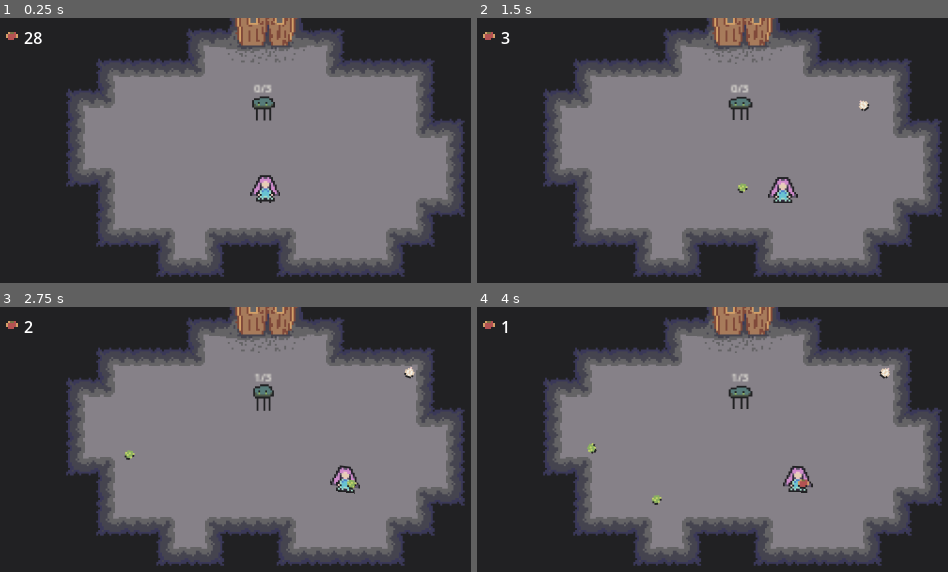
Above: before the commit, frames 1-4 (two rows, left to right).
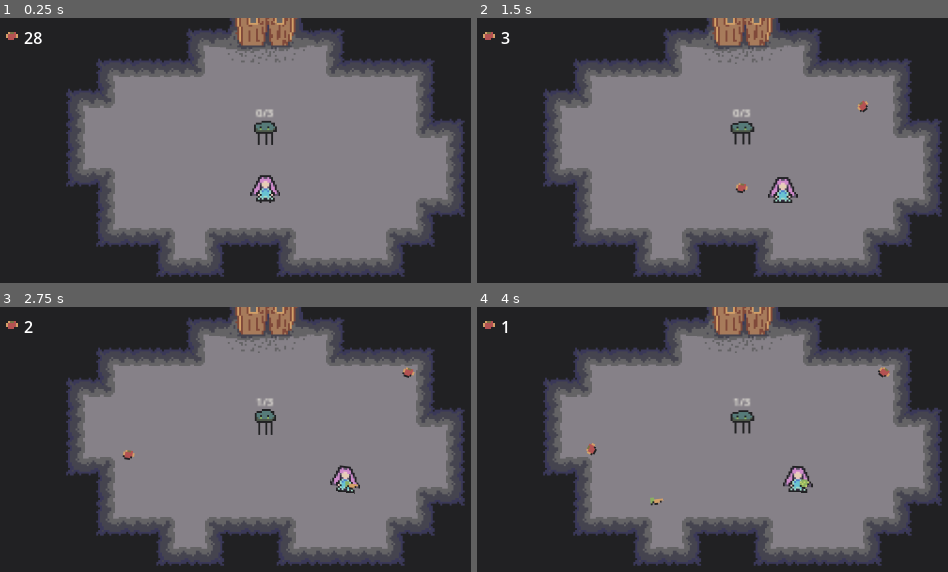
Above: after the commit, the same moments.

Repository: OlliO6/Main-Taiming
Game: Godot game, scene res://game.tscn
Same seed, same stepped clock (60 frames per second), same inputs: the game is played once before the commit and once after it.
Inputs (mouse positions are in pixels of both pictures, inside the frame that each line leads up to):
- Up to frame 1 (0.25 s): no input
- Up to frame 2 (1.5 s): tap Enter (ui_accept) at 0.5, 0.77 s; move the mouse to (820, 139) at 0.52 s; hold D (move_right) 0.53-1.25 s; hold E (interact) 0.53-1.25 s; click (820, 139) at 0.67 s; drag from (618, 166) to (740, 116) at 1.27 s
- Up to frame 3 (2.75 s): move the mouse to (282, 383) at 2.02 s; press the mouse at (282, 383) at 2.03 s; hold D (move_right) from 2.03 s (still down); tap E (interact) at 2.3 s
- Up to frame 4 (4 s): release D (move_right) at 2.75 s; release the mouse at (759, 383) at 2.75 s; drag from (688, 495) to (825, 484) at 2.77 s; move the mouse to (858, 481) at 3.52 s; hold A (move_left) from 3.53 s (still down); hold E (interact) from 3.53 s (still down); tap Delete at 3.6 s; tap Enter (ui_accept) at 3.77 s

The runs differ from the first frame. In frame 1, 0.7% of the frame differs, in the area x 53-59%, y 25-48%; in frame 2, 0.9%; in frame 3, 0.9%; in frame 4, 1.0%, in the area x 23-88%, y 22-76%.

Commit message:
Improve on game loop

Diff:
--- a/components/state.gd
+++ b/components/state.gd
@@ -5,6 +5,12 @@
 signal state_exited
 
 @export var tags: PackedStringArray
+
+func get_state_machine() -> StateMachine:
+	return get_parent() as StateMachine
+
+func is_active() -> bool:
+	return get_state_machine().state == self
 
 func enter():
 	emit_signal("state_entered")
--- a/components/state_machine.gd
+++ b/components/state_machine.gd
@@ -3,13 +3,16 @@
 
 signal state_switched(to_state: State, from_state: State)
 
-@export var start_state: NodePath
+@export var start_state: State
 
 var state: State
 var prev_state: State
 
 func _ready() -> void:
-	switch_state.call_deferred(get_node(start_state))
+	_enter_start_state.call_deferred()
+
+func _enter_start_state() -> void:
+	switch_state(start_state)
 
 func switch_state(to_state: State, _emit_switched:= true):
 	prev_state = state
--- a/game.gd
+++ b/game.gd
@@ -1,5 +1,8 @@
 class_name Game
 extends Node2D
+
+signal fight_started
+signal fight_ended
 
 const room_list_path:= "res://rooms/list/"
 
@@ -7,14 +10,36 @@
 @onready var room_holder: Node2D = $RoomHolder
 @onready var player: Player = $Player
 
+enum GameState { FIGHT, PREPERATION, PAUSED, NOT_IN_GAME}
+static  var game_state: GameState = GameState.NOT_IN_GAME
+
 var current_room: int
 
 var _room_files: PackedStringArray
 
 func _ready() -> void:
+	game_state = GameState.PREPERATION
+
 	var rooms_dir:= DirAccess.open(room_list_path)
 	_room_files = rooms_dir.get_files()
 	enter_room()
+
+	fight_started.connect(func(): print("START"))
+	fight_ended.connect(func(): print("END"))
+
+func _exit_tree() -> void:
+	game_state = GameState.NOT_IN_GAME
+
+static func in_game() -> bool:
+	return game_state != GameState.NOT_IN_GAME
+
+func start_fight():
+	game_state = GameState.FIGHT
+	fight_started.emit()
+
+func end_fight():
+	game_state = GameState.PREPERATION
+	fight_ended.emit()
 
 func enter_room() -> void:
 
@@ -25,17 +50,42 @@
 	var room_scene:= load(room_list_path + _room_files[current_room]) as PackedScene
 	var room:= room_scene.instantiate() as Node2D
 
+	for m in Globals.team:
+		m.get_parent().remove_child(m)
+	player.get_parent().remove_child(player)
+
 	if room_holder.get_child_count() > 0:
 		var prev_room = room_holder.get_child(0)
 		room_holder.remove_child(prev_room)
 		prev_room.queue_free()
 
-
-	player.position = room.get_node("PlayerSpawn").position
 	room_holder.add_child(room)
+	player.position = room.get_node("SpawnPositions/Player").position
+	room.add_child(player)
 	camera.set_limit_node(room)
 	camera.update_limit_all_sides()
 	room.get_node("Door").player_entered.connect(_on_room_exited)
+	_add_team_to_room(room)
+
+func _unparent_team() -> void:
+	for m in Globals.team:
+		m.get_parent().remove_child(m)
+
+func _add_team_to_room(room: Node2D) -> void:
+	var spawn_points:= room.get_node("SpawnPositions/Team")
+
+	for i in Globals.team.size():
+
+		var spawn_pos: Vector2
+		if spawn_points.get_child_count() > i:
+			spawn_pos = spawn_points.get_child(i).global_position
+		else:
+			spawn_pos = Vector2.ZERO
+
+		var monster = Globals.team[i]
+		monster.position = spawn_pos
+		room.add_child(monster)
+		monster.velocity = Vector2.ZERO
 
 func _on_room_exited() -> void:
 	Transitions.start_transition(Transitions.BLACK_FADE, 1, func():
--- a/monster/monster.gd
+++ b/monster/monster.gd
@@ -2,6 +2,7 @@
 extends CharacterBody2D
 
 signal tamed
+signal defeaated
 
 @export_group("taming")
 @export var vegetables_needed: int = 3
@@ -27,6 +28,7 @@
 @onready var health_interface: Health = $Health
 @onready var health_label: Label = $HealthLabel
 @onready var interactable_interface: Interactable = $Interactable
+@onready var evil_state: State = $StateMachine/Evil
 
 var vegetables_feeded: int
 var _outline_color: Color
@@ -37,9 +39,11 @@
 	health_label.hide()
 
 	interactable_interface.allow_interaction = func() -> bool:
-		return state_machine.state == taming_phase_2_state || state_machine.state == preperation_state
+		return taming_phase_2_state.is_active() || preperation_state.is_active()
 
 	Globals.team_changed.connect(_on_team_changed)
+	Globals.get_game().fight_started.connect(_on_fight_started)
+	Globals.get_game().fight_ended.connect(_on_fight_ended)
 
 func _physics_process(delta: float) -> void:
 
@@ -65,6 +69,15 @@
 	velocity = velocity.lerp(target_velocity, (1 - follow_damping) * delta)
 	move_and_slide()
 
+func is_evil() -> bool:
+	return evil_state.is_active() || (state_machine.prev_state == evil_state && knocked_out_state.is_active())
+
+func set_evil(evil: bool) -> void:
+	if state_machine.state == null:
+		state_machine.start_state = evil_state if evil else taming_phase_1_state
+	else:
+		state_machine.switch_state(evil_state if evil else taming_phase_1_state)
+
 func is_in_team() -> bool:
 	return self in Globals.team
 
@@ -72,7 +85,7 @@
 
 	animation_tree.set("parameters/feed/request", 1)
 
-	if state_machine.state == taming_phase_1_state:
+	if taming_phase_1_state.is_active():
 		vegetables_feeded += vegetable.vegetables_count
 		vegetable.consume()
 		_update_health_label(vegetables_needed, vegetables_feeded)
@@ -95,7 +108,7 @@
 		taming_phase_2_state:
 			return false
 		knocked_out_state:
-			return Globals.game_state == Globals.GameState.PREPERATION
+			return Game.game_state == Game.GameState.PREPERATION
 
 	return !health_interface.is_full_health()
 
@@ -114,9 +127,9 @@
 		_set_outline_color(Color(0, 0, 0, 0), true)
 
 func _on_interacted() -> void:
-	if state_machine.state == taming_phase_2_state:
+	if taming_phase_2_state.is_active():
 		finish_tame()
-	elif state_machine.state == preperation_state:
+	elif preperation_state.is_active():
 		if is_in_team():
 			Globals.remove_from_team(self)
 		else:
@@ -169,7 +182,7 @@
 func _on_health_changed(health: int) -> void:
 	_update_health_label(health_interface.max_health, health)
 
-	if state_machine.state == knocked_out_state && health_interface.is_full_health():
+	if knocked_out_state.is_active() && health_interface.is_full_health():
 		state_machine.switch_state(preperation_state)
 
 func _on_selected() -> void:
@@ -181,21 +194,23 @@
 	_set_outline_color(_outline_color, false)
 
 func _on_knockout() -> void:
-	health_label.visible = Globals.game_state == Globals.GameState.PREPERATION
+	health_label.visible = Game.game_state == Game.GameState.PREPERATION
 	_set_outline_color(knocked_outline_color, true)
 	animation_tree.set("parameters/state/transition_request", 2)
+	defeaated.emit()
 
 func _on_knocked_out_state_exited() -> void:
 	health_label.hide()
 	_set_outline_color(Color(0, 0, 0, 0), true)
 	animation_tree.set("parameters/knocked_switch/transition_request", 0)
 
-#TODO: call
 func _on_fight_started() -> void:
 	pass
 
-#TODO: call
 func _on_fight_ended() -> void:
-	if state_machine.state == knocked_out_state:
-		health_label.show()
-		Globals.remove_from_team(self)
+	if knocked_out_state.is_active():
+		if is_in_team():
+			health_label.show()
+			Globals.remove_from_team(self)
+		if is_evil():
+			set_evil(false)
--- a/monster/test/test_monster.tscn
+++ b/monster/test/test_monster.tscn
@@ -301,9 +301,9 @@
 collision_mask = 17
 script = ExtResource("1_e686l")
 tame_outline_color = Color(0.827451, 0.627451, 0.407843, 1)
-follow_max_player_dist = 30.0
-follow_speed = 15.0
-follow_damping = 0.15
+follow_max_player_dist = 15.0
+follow_speed = 12.0
+follow_damping = 0.1
 selected_outline_color = Color(0.811765, 0.541176, 0.796078, 1)
 in_team_outline_color = Color(0.545098, 0.690196, 0.380392, 0)
 knocked_outline_color = Color(0.705882, 0.321569, 0.321569, 1)
@@ -314,7 +314,7 @@
 [node name="Interactable" type="Node" parent="."]
 script = ExtResource("4_jcere")
 
-[node name="StateMachine" type="Node" parent="."]
+[node name="StateMachine" type="Node" parent="." node_paths=PackedStringArray("start_state")]
 script = ExtResource("2_wxuav")
 start_state = NodePath("TamingPhase1")
 
@@ -328,6 +328,9 @@
 script = ExtResource("3_4420w")
 
 [node name="KnockedOut" type="Node" parent="StateMachine"]
+script = ExtResource("3_4420w")
+
+[node name="Evil" type="Node" parent="StateMachine"]
 script = ExtResource("3_4420w")
 
 [node name="CollisionShape2D" type="CollisionShape2D" parent="."]
--- /dev/null
+++ b/rooms/bad_monster_spawn_point.gd
@@ -0,0 +1,25 @@
+@tool
+class_name BadMonsterSpawn
+extends Node2D
+
+@export var possible_monster: Array[PackedScene]
+
+func _ready() -> void:
+	add_monster.call_deferred()
+
+func _draw() -> void:
+	if !Engine.is_editor_hint():
+		return
+	draw_circle(Vector2.ZERO, 2, Color.RED)
+
+func add_monster() -> void:
+	var monster:= get_monster()
+	if owner is FightRooom:
+		owner.add_evil_monster(monster)
+	owner.add_child(monster)
+	monster.set_evil(true)
+
+func get_monster() -> Monster:
+	var monster:= possible_monster.pick_random().instantiate() as Monster
+	monster.position = global_position
+	return monster
--- a/door/door.gd
+++ b/rooms/door/door.gd
@@ -16,7 +16,7 @@
 	$Interactable.allow_interaction = allow_interaction
 
 func allow_interaction() -> bool:
-	return !is_open && Globals.game_state != Globals.GameState.FIGHT
+	return !is_open && Game.game_state != Game.GameState.FIGHT
 
 func _on_interacted() -> void:
 	if Globals.team.size() < 1:
@@ -34,4 +34,3 @@
 func _on_enter_area_body_entered(body: Node2D) -> void:
 	if body is Player:
 		player_entered.emit()
-		print(get_instance_id(), " DAS")
--- a/door/door.tscn
+++ b/rooms/door/door.tscn
@@ -1,9 +1,9 @@
 [gd_scene load_steps=10 format=3 uid="uid://cukfprpt0817d"]
 
-[ext_resource type="Script" path="res://door/door.gd" id="1_mciy2"]
+[ext_resource type="Script" path="res://rooms/door/door.gd" id="1_mciy2"]
 [ext_resource type="Script" path="res://components/interactable.gd" id="2_wdt5m"]
 [ext_resource type="Material" uid="uid://cw3n3jipn63eo" path="res://shader/standart_mat.tres" id="3_r378k"]
-[ext_resource type="Texture2D" uid="uid://fe0ign7rmqo1" path="res://door/door.png" id="4_nq4w6"]
+[ext_resource type="Texture2D" uid="uid://fe0ign7rmqo1" path="res://rooms/door/door.png" id="4_nq4w6"]
 
 [sub_resource type="RectangleShape2D" id="RectangleShape2D_6xxpl"]
 size = Vector2(22, 20)
--- /dev/null
+++ b/rooms/fight_room.gd
@@ -0,0 +1,24 @@
+class_name FightRooom
+extends Node2D
+
+signal cleared
+
+var evil_monsters: int
+
+func _ready() -> void:
+	_start_fight.call_deferred()
+	cleared.connect(Globals.get_game().end_fight)
+
+func add_evil_monster(monster: Monster) -> void:
+	evil_monsters += 1
+	monster.defeaated.connect(_on_evil_monster_defeated)
+
+func _start_fight() -> void:
+	Globals.get_game().start_fight()
+	if evil_monsters <= 0:
+		cleared.emit()
+
+func _on_evil_monster_defeated() -> void:
+	evil_monsters -= 1
+	if evil_monsters <= 0:
+		cleared.emit()
--- /dev/null
+++ b/rooms/fight_room_base.tscn
@@ -0,0 +1,12 @@
+[gd_scene load_steps=4 format=3 uid="uid://cepco1sn0sq6c"]
+
+[ext_resource type="PackedScene" uid="uid://cxo6oseo5rgfc" path="res://rooms/room_base.tscn" id="1_hudrr"]
+[ext_resource type="Script" path="res://rooms/bad_monster_spawn_point.gd" id="2_3yn7m"]
+[ext_resource type="Script" path="res://rooms/fight_room.gd" id="2_i3ay0"]
+
+[node name="FightRoom" instance=ExtResource("1_hudrr")]
+script = ExtResource("2_i3ay0")
+
+[node name="BadMonster" type="Node2D" parent="SpawnPositions" index="1"]
+position = Vector2(0, -52)
+script = ExtResource("2_3yn7m")
--- /dev/null
+++ b/rooms/list/0_turorial.tscn
@@ -0,0 +1,9 @@
+[gd_scene load_steps=3 format=3 uid="uid://by54rrhq421bq"]
+
+[ext_resource type="PackedScene" uid="uid://cxo6oseo5rgfc" path="res://rooms/room_base.tscn" id="1_f0nbh"]
+[ext_resource type="PackedScene" uid="uid://cwffmeeyd6sgu" path="res://monster/test/test_monster.tscn" id="2_llsyr"]
+
+[node name="TurorialRoom" instance=ExtResource("1_f0nbh")]
+
+[node name="TestMonster" parent="." index="2" instance=ExtResource("2_llsyr")]
+position = Vector2(0, -30)
--- a/rooms/list/0_turorial_room.tscn
+++ /dev/null
@@ -1,9 +0,0 @@
-[gd_scene load_steps=3 format=3 uid="uid://by54rrhq421bq"]
-
-[ext_resource type="PackedScene" uid="uid://cxo6oseo5rgfc" path="res://rooms/room_base.tscn" id="1_lko88"]
-[ext_resource type="PackedScene" uid="uid://cwffmeeyd6sgu" path="res://monster/test/test_monster.tscn" id="2_0temc"]
-
-[node name="TurorialRoom" instance=ExtResource("1_lko88")]
-
-[node name="TestMonster" parent="." index="2" instance=ExtResource("2_0temc")]
-position = Vector2(-1, -43)
--- a/rooms/list/1.tscn
+++ /dev/null
@@ -1,12 +0,0 @@
-[gd_scene load_steps=3 format=3 uid="uid://cq7hyt5rc3lnv"]
-
-[ext_resource type="PackedScene" uid="uid://cxo6oseo5rgfc" path="res://rooms/room_base.tscn" id="1_rsbiq"]
-[ext_resource type="PackedScene" uid="uid://cwffmeeyd6sgu" path="res://monster/test/test_monster.tscn" id="2_uw5w1"]
-
-[node name="Room" instance=ExtResource("1_rsbiq")]
-
-[node name="TestMonster" parent="." index="2" instance=ExtResource("2_uw5w1")]
-position = Vector2(-47, -29)
-
-[node name="TestMonster2" parent="." index="3" instance=ExtResource("2_uw5w1")]
-position = Vector2(22, -33)
--- /dev/null
+++ b/rooms/list/1_fight.tscn
@@ -0,0 +1,22 @@
+[gd_scene load_steps=4 format=3 uid="uid://0oryk87ixyu2"]
+
+[ext_resource type="PackedScene" uid="uid://cepco1sn0sq6c" path="res://rooms/fight_room_base.tscn" id="1_lqpf6"]
+[ext_resource type="PackedScene" uid="uid://cwffmeeyd6sgu" path="res://monster/test/test_monster.tscn" id="2_1wbbu"]
+[ext_resource type="Script" path="res://rooms/monster_spawn_point.gd" id="2_o0c0t"]
+
+[node name="FightRoom" instance=ExtResource("1_lqpf6")]
+
+[node name="Monster" type="Node2D" parent="SpawnPositions" index="1"]
+position = Vector2(-39, 0)
+script = ExtResource("2_o0c0t")
+
+[node name="Monster2" type="Node2D" parent="SpawnPositions" index="2"]
+position = Vector2(33, 0)
+script = ExtResource("2_o0c0t")
+
+[node name="Monster3" type="Node2D" parent="SpawnPositions" index="3"]
+position = Vector2(0, -17)
+script = ExtResource("2_o0c0t")
+
+[node name="BadMonster" parent="SpawnPositions" index="4"]
+possible_monster = Array[PackedScene]([ExtResource("2_1wbbu")])
--- a/rooms/list/2.tscn
+++ /dev/null
@@ -1,9 +0,0 @@
-[gd_scene load_steps=3 format=3 uid="uid://0eik85lriw82"]
-
-[ext_resource type="PackedScene" uid="uid://cxo6oseo5rgfc" path="res://rooms/room_base.tscn" id="1_pqh8c"]
-[ext_resource type="PackedScene" uid="uid://cwffmeeyd6sgu" path="res://monster/test/test_monster.tscn" id="2_6bo0l"]
-
-[node name="Room" instance=ExtResource("1_pqh8c")]
-
-[node name="TestMonster" parent="." index="2" instance=ExtResource("2_6bo0l")]
-position = Vector2(44, 18)
--- /dev/null
+++ b/rooms/monster_spawn_point.gd
@@ -0,0 +1,8 @@
+@tool
+class_name MonsterSpawn
+extends Node2D
+
+func _draw() -> void:
+	if !Engine.is_editor_hint():
+		return
+	draw_circle(Vector2.ZERO, 2, Color.LIME_GREEN)
--- a/rooms/room_base.tscn
+++ b/rooms/room_base.tscn
@@ -1,17 +1,36 @@
-[gd_scene load_steps=4 format=3 uid="uid://cxo6oseo5rgfc"]
+[gd_scene load_steps=5 format=3 uid="uid://cxo6oseo5rgfc"]
 
 [ext_resource type="Material" uid="uid://cw3n3jipn63eo" path="res://shader/standart_mat.tres" id="1_gygvs"]
 [ext_resource type="TileSet" uid="uid://cwax0tpinmo87" path="res://tileset/tile_set.tres" id="2_unlx4"]
-[ext_resource type="PackedScene" uid="uid://cukfprpt0817d" path="res://door/door.tscn" id="5_x62i7"]
+[ext_resource type="PackedScene" uid="uid://cukfprpt0817d" path="res://rooms/door/door.tscn" id="3_jmsnc"]
+[ext_resource type="Script" path="res://rooms/monster_spawn_point.gd" id="4_bncp1"]
 
 [node name="Room" type="TileMap"]
-z_index = -1
+y_sort_enabled = true
 material = ExtResource("1_gygvs")
 tile_set = ExtResource("2_unlx4")
 format = 2
+layer_0/z_index = -1
 layer_0/tile_data = PackedInt32Array(65541, 131072, 2, 5, 196608, 0, -196603, 196608, 1, -262139, 131072, 1, -327675, 1 …(1820 unchanged characters)…
 
-[node name="Door" parent="." instance=ExtResource("5_x62i7")]
+[node name="Door" parent="." instance=ExtResource("3_jmsnc")]
+z_index = 0
 position = Vector2(0, -91)
 
-[node name="PlayerSpawn" type="Marker2D" parent="."]
+[node name="SpawnPositions" type="Node2D" parent="."]
+
+[node name="Player" type="Marker2D" parent="SpawnPositions"]
+
+[node name="Team" type="Node2D" parent="SpawnPositions"]
+
+[node name="Monster" type="Node2D" parent="SpawnPositions/Team"]
+position = Vector2(0, -17)
+script = ExtResource("4_bncp1")
+
+[node name="Monster1" type="Node2D" parent="SpawnPositions/Team"]
+position = Vector2(45, 0)
+script = ExtResource("4_bncp1")
+
+[node name="Monster2" type="Node2D" parent="SpawnPositions/Team"]
+position = Vector2(-48, 0)
+script = ExtResource("4_bncp1")
--- a/singletons/globals.gd
+++ b/singletons/globals.gd
@@ -3,11 +3,12 @@
 signal team_changed
 signal vegetable_count_changed
 
-enum GameState { FIGHT, PREPERATION }
-
 const BASIC_VEGETABLE_SCENE: PackedScene = preload("res://items/vegetables/basic_vegetable/basic_vegetable.tscn")
 
 var player: Player
+
+var max_team: int = 3
+var team:= [] as Array[Monster]
 
 var vegetable_count: int = 5:
 	set(v):
@@ -16,10 +17,8 @@
 	get:
 		return vegetable_count
 
-var max_team: int = 3
-var team:= [] as Array[Monster]
-
-var game_state: GameState = GameState.PREPERATION
+func get_game() -> Game:
+	return get_tree().current_scene as Game
 
 func is_team_full() -> bool:
 	return team.size() >= max_team
Renamed: door/door.png -> rooms/door/door.png
Not shown, changed: rooms/door/door.png.import
Not shown, changed: kanban_tasks_data.kanban
Not shown, changed: player/carrot_gun.afphoto~lock~
Not shown, changed: player/player.afphoto~lock~
